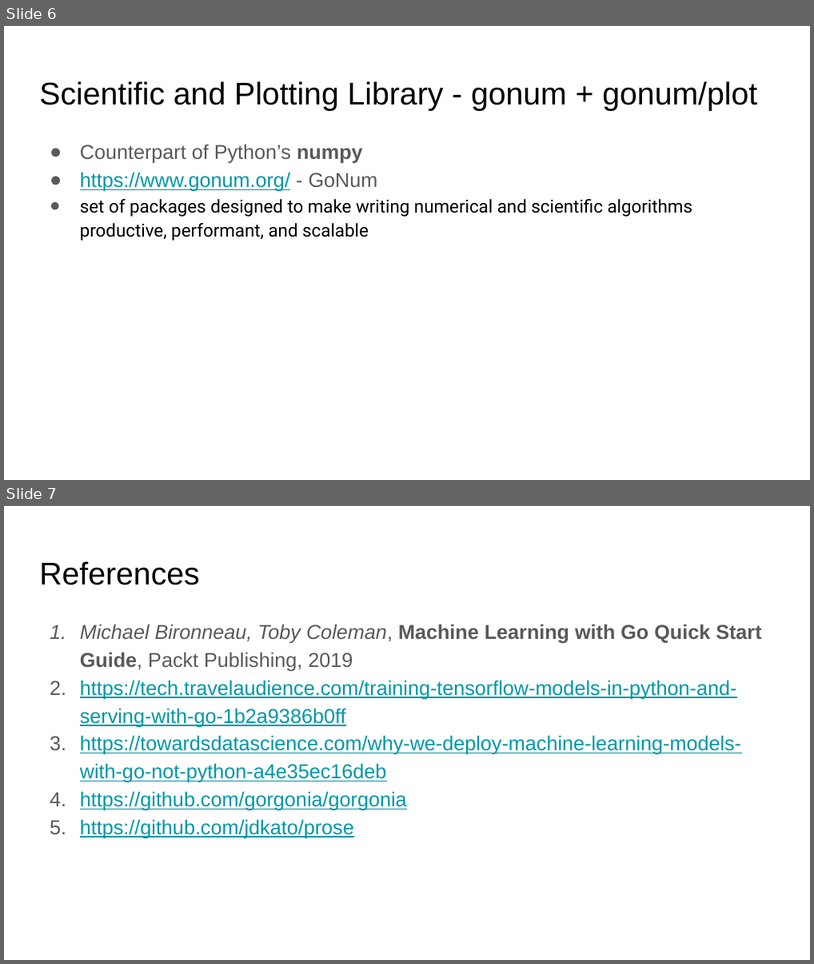
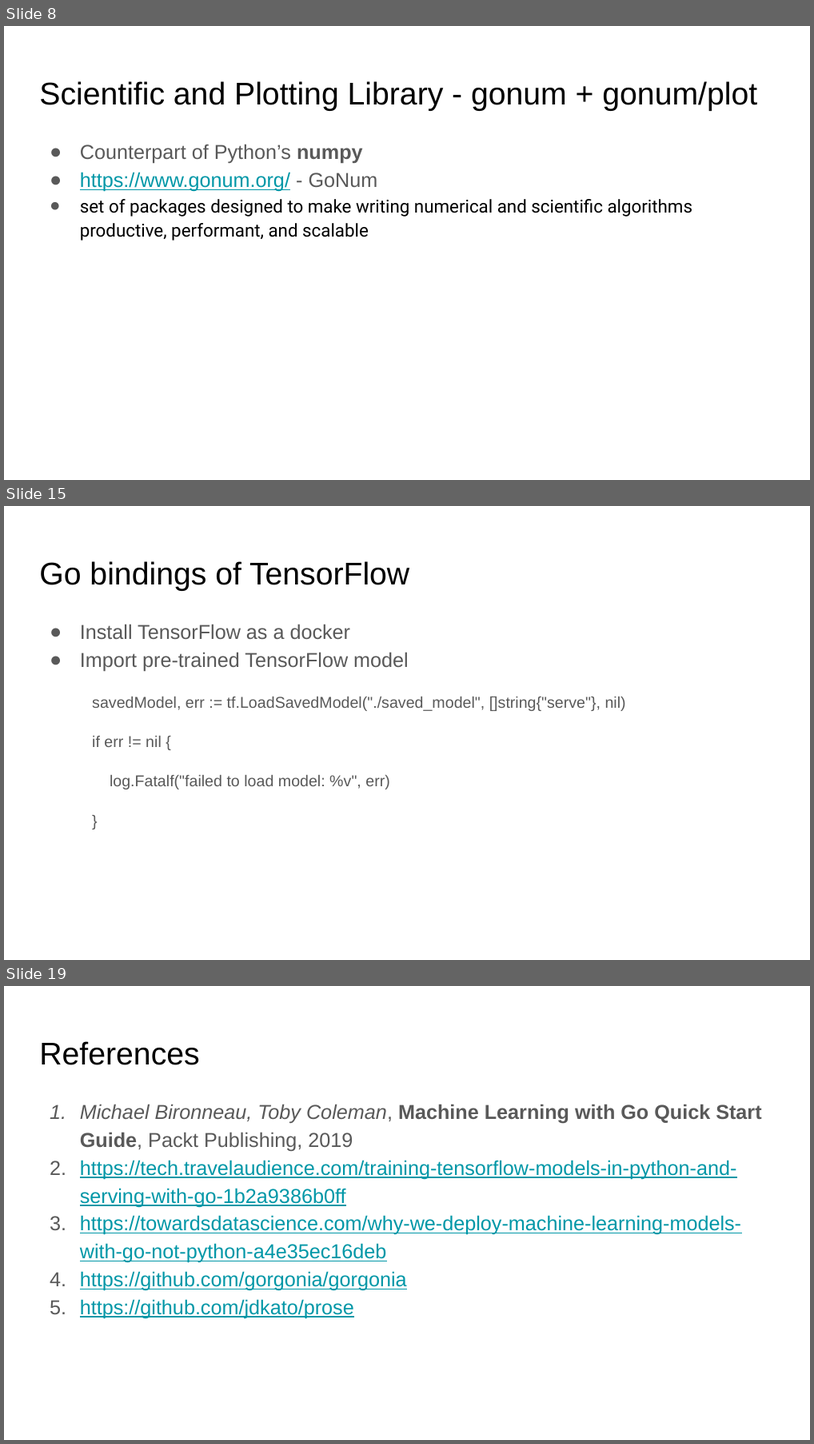
Before and after one commit to ephraimberkovitch/golang_ml, a slide deck: Go ML Meetup.pptx. Shown one above the other, each under a label of ours: slides 6 and 7 before the commit, slides 8, 15 and 19 after it; the slides between them are not shown. The pictures are 814x964 and 814x1444 pixels, drawn with LibreOffice and Linux fonts; fonts in the diff are those of the drawing. Boxes give left, top, right and bottom in pixels: in the first picture for what was removed or moved away, otherwise in the second. Text is boxed around its words. In the diff, an @@ line names an element or a change of style, - is before the commit and + after.

```diff
--- a/Go ML Meetup.pptx
+++ b/Go ML Meetup.pptx
@@ slide 15 added at bbox=[4, 506, 810, 960], background #FFFFFF @@
@@ title added at bbox=[39, 561, 410, 591], 28 pt, text #000000 @@
+Go bindings of TensorFlow
@@ text added at bbox=[80, 624, 626, 789], 14 pt, text #595959 @@
+● Install TensorFlow as a docker
+● Import pre-trained TensorFlow model
+  savedModel, err := tf.LoadSavedModel("./saved_model", []string{"serve"}, nil)
+  if err != nil {
+  log.Fatalf("failed to load model: %v", err)
+  }
@@ what was slide 6 is now slide 8 @@
@@ what was slide 7 is now slide 19 @@
```
Also in this commit, not shown: 2 slides changed, 11 other slides added.
